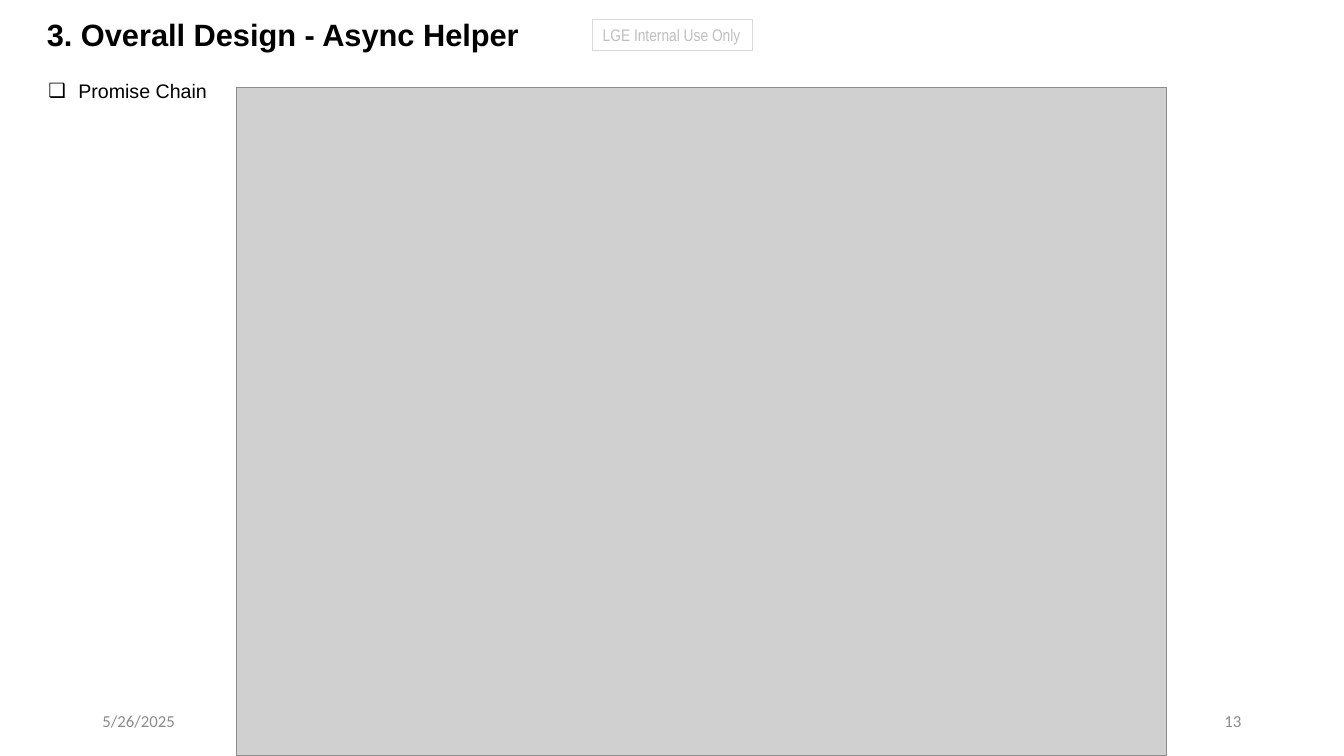
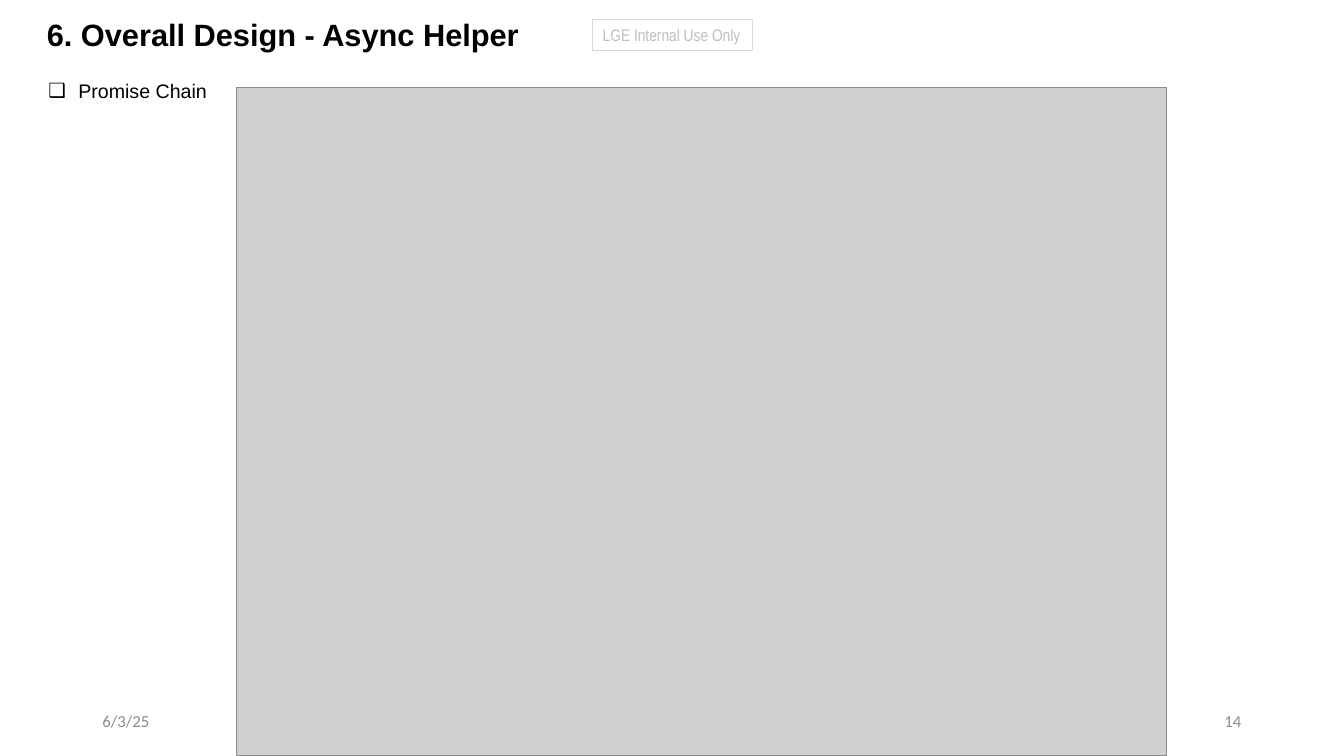
Before and after one commit to taikt/codefun, a slide deck: slide 14 of cpp/pattern/dispatcher_copilot/doc/sw_task.pptx (slide 13 before the commit). Drawn at 1344x756 pixels with LibreOffice and Linux fonts; fonts in the diff are those of the drawing; grey boxes stand for pictures. Boxes give left, top, right and bottom in pixels: in the first picture for what was removed or moved away, otherwise in the second. Text is boxed around its words. In the diff, an @@ line names an element or a change of style, - is before the commit and + after.

```diff
--- a/cpp/pattern/dispatcher_copilot/doc/sw_task.pptx
+++ b/cpp/pattern/dispatcher_copilot/doc/sw_task.pptx
@@ text at bbox=[47, 23, 519, 52]: text changed @@
-3. Overall Design - Async Helper
+6. Overall Design - Async Helper
@@ text at bbox=[102, 715, 149, 728]: text changed @@
-5/26/2025
+6/3/25
@@ page number at bbox=[1224, 716, 1241, 727]: text changed @@
-13
+14
```
Also in this commit, not shown: 15 other slides changed, 1 slide added.
